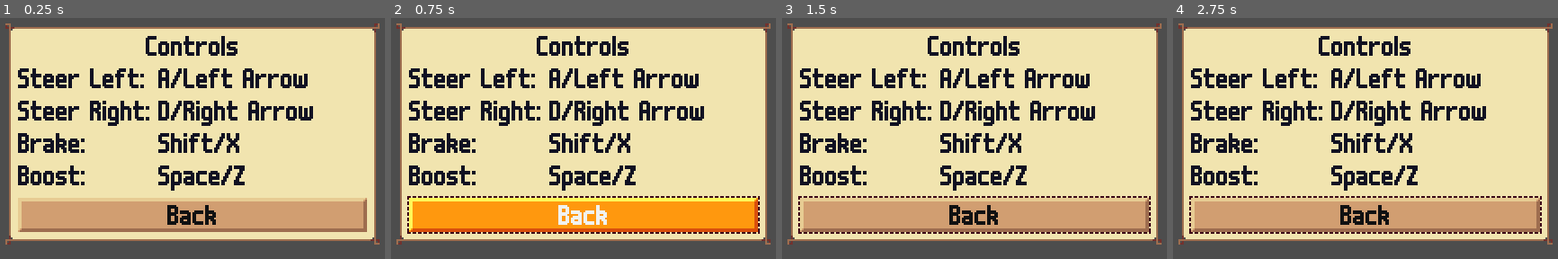
Above: before the commit, frames 1-4 (left to right).
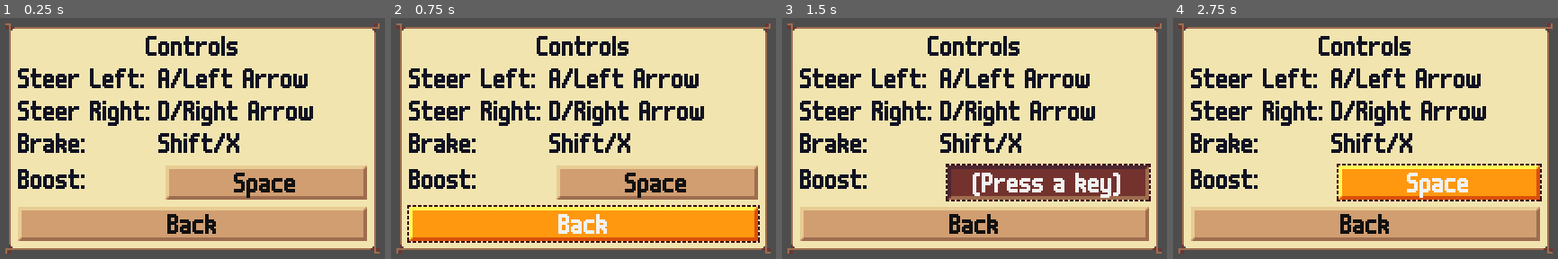
Above: after the commit, the same moments.

Repository: krobbi/afrogalypse
Game: Godot game, scene res://gui/cards/controls_gui_card.tscn
Same seed, same stepped clock (60 frames per second), same inputs: the game is played once before the commit and once after it. This scene is started directly instead of the project's main scene.
Inputs (mouse positions are in pixels of both pictures, inside the frame that each line leads up to):
- Up to frame 1 (0.25 s): no input
- Up to frame 2 (0.75 s): click "Back" at 0.5 s
- Up to frame 3 (1.5 s): click (1047, 181) at 1.25 s, where only the run after the commit has a clickable "Space"
- Up to frame 4 (2.75 s): click (1438, 181) at 2 s, where only the run after the commit has a clickable "(Press a key)"

The runs differ from the first frame. In frame 1, 21% of the frame differs, in the area x 1-99%, y 61-98%; in frame 2, 22%; in frame 3, 21%; in frame 4, 21%.

Commit message:
Create input mapping system

Diff:
--- a/autoloads/config/config.gd
+++ b/autoloads/config/config.gd
@@ -11,6 +11,7 @@
 var _data: Dictionary = {
 	"volume/sound": 75,
 	"volume/music": 50,
+	"controls/boost": "auto",
 	"progress/has_seen_tutorial": false,
 	"progress/high_score": 0,
 }
--- /dev/null
+++ b/autoloads/input_manager/input_manager.gd
@@ -0,0 +1,64 @@
+## Manages input mapping.
+extends Node
+
+## A map of actions to their default input mapping code [String]s.
+const _DEFAULT_MAPPINGS: Dictionary = {
+	"boost": "key/%s" % KEY_SPACE,
+}
+
+## Run when the input manager is ready. Subscribe the input manager to the
+## config data.
+func _ready() -> void:
+	for action in _DEFAULT_MAPPINGS:
+		Config.subscribe_string("controls/%s" % action, map.bind(action))
+
+
+## Get an action's input as a human-readable [String].
+func get_mapping_name(action: String) -> String:
+	return OS.get_keycode_string(decode(Config.get_string("controls/%s" % action)).physical_keycode)
+
+
+## Translate a message with input substitutions.
+func translate(message: String) -> String:
+	for action in _DEFAULT_MAPPINGS:
+		message = message.replace("{input/%s}" % action, get_mapping_name(action))
+
+	return message
+
+
+## Return whether an [InputEvent] can be used for input mapping.
+func can_map(event: InputEvent) -> bool:
+	return event is InputEventKey
+
+
+## Encode an [InputEvent] to an input mapping code [String].
+func encode(event: InputEvent) -> String:
+	assert(event is InputEventKey, "Only keyboard input can be mapped.")
+
+	return "key/%d" % event.physical_keycode
+
+
+## Decode an [InputEvent] from an input mapping code [String]. Return
+## [code]null[/code] if [param code] is invalid.
+func decode(code: String) -> InputEvent:
+	var code_parts: PackedStringArray = code.split("/")
+
+	if code_parts[0] == "key" and len(code_parts) == 2:
+		var event: InputEventKey = InputEventKey.new()
+		event.physical_keycode = int(code_parts[1]) as Key
+		return event
+	else:
+		return null
+
+
+## Map an input mapping code [String] to an action.
+func map(code: String, action: String) -> void:
+	assert(action in _DEFAULT_MAPPINGS, "Action '%s' does not exist." % action)
+
+	var event: InputEvent = decode(code)
+
+	if event:
+		InputMap.action_erase_events(action)
+		InputMap.action_add_event(action, event)
+	else:
+		Config.set_string("controls/%s" % action, _DEFAULT_MAPPINGS[action])
--- /dev/null
+++ b/autoloads/input_manager/input_manager.tscn
@@ -0,0 +1,7 @@
+[gd_scene load_steps=2 format=3 uid="uid://dhqg3d2delmva"]
+
+[ext_resource type="Script" path="res://autoloads/input_manager/input_manager.gd" id="1_7c21k"]
+
+[node name="InputManager" type="Node"]
+process_mode = 3
+script = ExtResource("1_7c21k")
--- a/gui/cards/controls_gui_card.tscn
+++ b/gui/cards/controls_gui_card.tscn
@@ -1,6 +1,7 @@
-[gd_scene load_steps=2 format=3 uid="uid://c6an3tg3xs4d8"]
+[gd_scene load_steps=3 format=3 uid="uid://c6an3tg3xs4d8"]
 
 [ext_resource type="PackedScene" uid="uid://deche81a76i5" path="res://gui/gui_card.tscn" id="1_f6ori"]
+[ext_resource type="PackedScene" uid="uid://cubuf3byc5tko" path="res://gui/widgets/action_button.tscn" id="2_6th8t"]
 
 [node name="ControlsGUICard" instance=ExtResource("1_f6ori")]
 
@@ -37,15 +38,11 @@
 layout_mode = 2
 text = "control.brake"
 
-[node name="BoostAction" type="Label" parent="VBoxContainer/GridContainer" index="6"]
+[node name="BoostAction" parent="VBoxContainer" index="2" instance=ExtResource("2_6th8t")]
 layout_mode = 2
-text = "action.boost"
+_action = "boost"
 
-[node name="BoostControl" type="Label" parent="VBoxContainer/GridContainer" index="7"]
-layout_mode = 2
-text = "control.boost"
-
-[node name="BackButton" type="Button" parent="VBoxContainer" index="2" groups=["focus"]]
+[node name="BackButton" type="Button" parent="VBoxContainer" index="3" groups=["focus"]]
 layout_mode = 2
 text = "button.back"
 
--- a/gui/cards/tutorial_gui_card.gd
+++ b/gui/cards/tutorial_gui_card.gd
@@ -49,7 +49,7 @@
 				"res://resources/textures/tutorial/%s.png" % _TUTORIAL[_tutorial_line].substr(1))
 		_tutorial_line += 1
 
-	_tutorial_label.text = _TUTORIAL[_tutorial_line]
+	_tutorial_label.text = InputManager.translate(tr(_TUTORIAL[_tutorial_line]))
 
 
 ## Run when the continue [Button] is pressed. Continue to the next line of the
--- /dev/null
+++ b/gui/widgets/action_button.gd
@@ -0,0 +1,49 @@
+## A GUI widget that controls mapping an action's input.
+class_name ActionButton
+extends HBoxContainer
+
+## The action to control.
+@export var _action: String
+
+## The action button's [Button].
+@onready var _button: Button = $Button
+
+## Whether the action button is actively waiting for input.
+@onready var _is_active: bool = false
+
+## Run when the action button is ready. Initialize the action button's
+## [Control]s.
+func _ready() -> void:
+	$Label.text = "action.%s" % _action
+	deactivate()
+
+
+## Run when the action button receives an [InputEvent]. Attempt to map the
+## [InputEvent] if the action button is active.
+func _input(event: InputEvent) -> void:
+	if _is_active and InputManager.can_map(event):
+		get_viewport().set_input_as_handled() # Consume the input.
+		Config.set_string("controls/%s" % _action, InputManager.encode(event))
+		deactivate()
+
+
+## Activate the action button.
+func activate() -> void:
+	_is_active = true
+	_button.set_pressed_no_signal(true)
+	_button.text = "input.prompt"
+
+
+## Deactivate the action button.
+func deactivate() -> void:
+	_is_active = false
+	_button.set_pressed_no_signal(false)
+	_button.text = InputManager.get_mapping_name(_action)
+
+
+## Run when the action button's [Button] is toggled.
+func _on_button_toggled(button_pressed: bool) -> void:
+	if button_pressed:
+		activate()
+	else:
+		deactivate()
--- /dev/null
+++ b/gui/widgets/action_button.tscn
@@ -0,0 +1,26 @@
+[gd_scene load_steps=3 format=3 uid="uid://cubuf3byc5tko"]
+
+[ext_resource type="Theme" uid="uid://4g6q0qitk4oc" path="res://resources/themes/default_theme.tres" id="1_7eacg"]
+[ext_resource type="Script" path="res://gui/widgets/action_button.gd" id="1_jjpje"]
+
+[node name="ActionButton" type="HBoxContainer"]
+anchors_preset = 10
+anchor_right = 1.0
+grow_horizontal = 2
+theme = ExtResource("1_7eacg")
+script = ExtResource("1_jjpje")
+metadata/_edit_lock_ = true
+
+[node name="Label" type="Label" parent="."]
+layout_mode = 2
+size_flags_horizontal = 3
+text = "Action:"
+
+[node name="Button" type="Button" parent="."]
+custom_minimum_size = Vector2(112, 0)
+layout_mode = 2
+size_flags_horizontal = 3
+toggle_mode = true
+text = "Input"
+
+[connection signal="toggled" from="Button" to="." method="_on_button_toggled"]
--- a/gui/widgets/volume_slider.gd
+++ b/gui/widgets/volume_slider.gd
@@ -15,7 +15,7 @@
 @onready var _blip_player: AudioStreamPlayer = $BlipPlayer
 
 ## Run when the volume slider is ready. Initialize the volume slider's
-## [Control]s and subscribe the volume slider to the config data.
+## [Control]s.
 func _ready() -> void:
 	$Label.text = "slider.volume.%s" % _key
 
--- a/project.godot
+++ b/project.godot
@@ -31,6 +31,7 @@
 Config="*res://autoloads/config/config.tscn"
 Global="*res://autoloads/global/global.tscn"
 AudioManager="*res://autoloads/audio_manager/audio_manager.tscn"
+InputManager="*res://autoloads/input_manager/input_manager.tscn"
 SceneManager="*res://autoloads/scene_manager/scene_manager.tscn"
 
 [debug]
--- a/resources/translations/text.csv
+++ b/resources/translations/text.csv
@@ -31,9 +31,10 @@
 heading.game_over,"Game Over"
 heading.options,"Options"
 heading.tutorial,"Tutorial"
+input.prompt,"(Press a key)"
 slider.volume.music,"Music:"
 slider.volume.sound,"Sound:"
-tutorial.boosting.control,"Space / Z:\nBoost"
+tutorial.boosting.control,"{input/boost}:\nBoost"
 tutorial.boosting.use_energy,"Or you can use energy for\na boost."
 tutorial.dodging.avoid_frogs,"Beware of crossing frogs.\nThey will damage your car."
 tutorial.dodging.control.brake,"Shift / X:\nBrake"
Binary file changed: resources/translations/text.en.translation
Not shown, changed: readme.md
